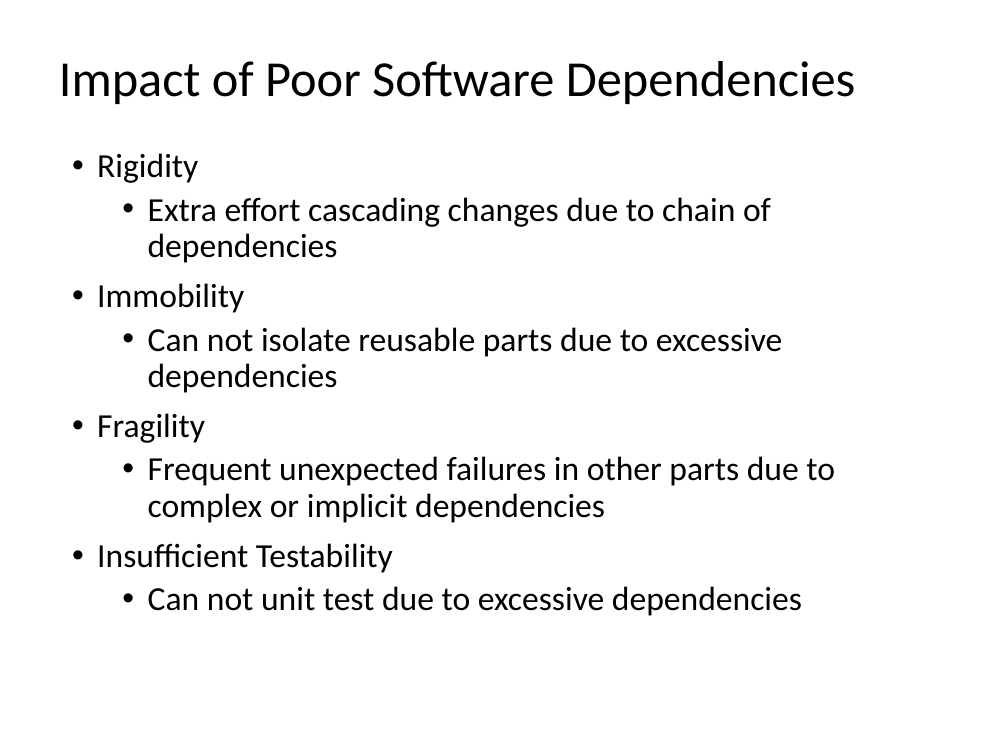
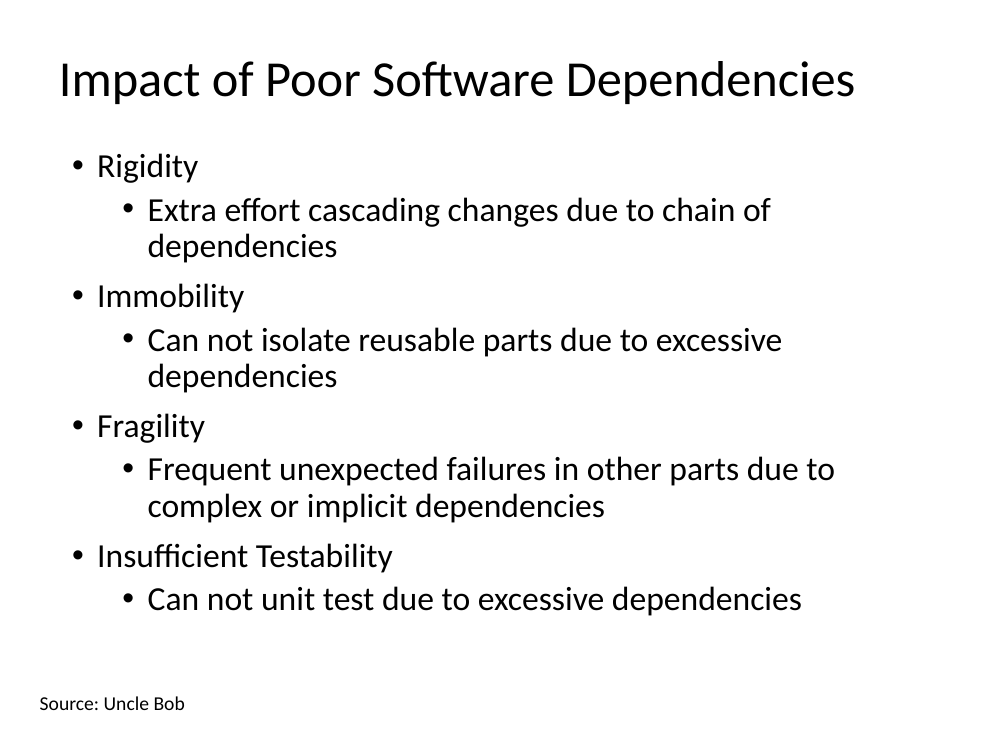
Before and after one commit to dsmsuite/dsmsuite.github.io, a slide deck: slide 4 of documents/DsmPresentation.pptx. Drawn at 1008x756 pixels with LibreOffice and Linux fonts; fonts in the diff are those of the drawing. Boxes give left, top, right and bottom in pixels: in the first picture for what was removed or moved away, otherwise in the second. Text is boxed around its words. In the diff, an @@ line names an element or a change of style, - is before the commit and + after.

```diff
--- a/documents/DsmPresentation.pptx
+++ b/documents/DsmPresentation.pptx
@@ text added at bbox=[40, 696, 185, 710], 14 pt, text #000000 @@
+Source: Uncle Bob
```
Also in this commit, not shown: 24 other slides changed, 20 slides added, 4 slides removed.
